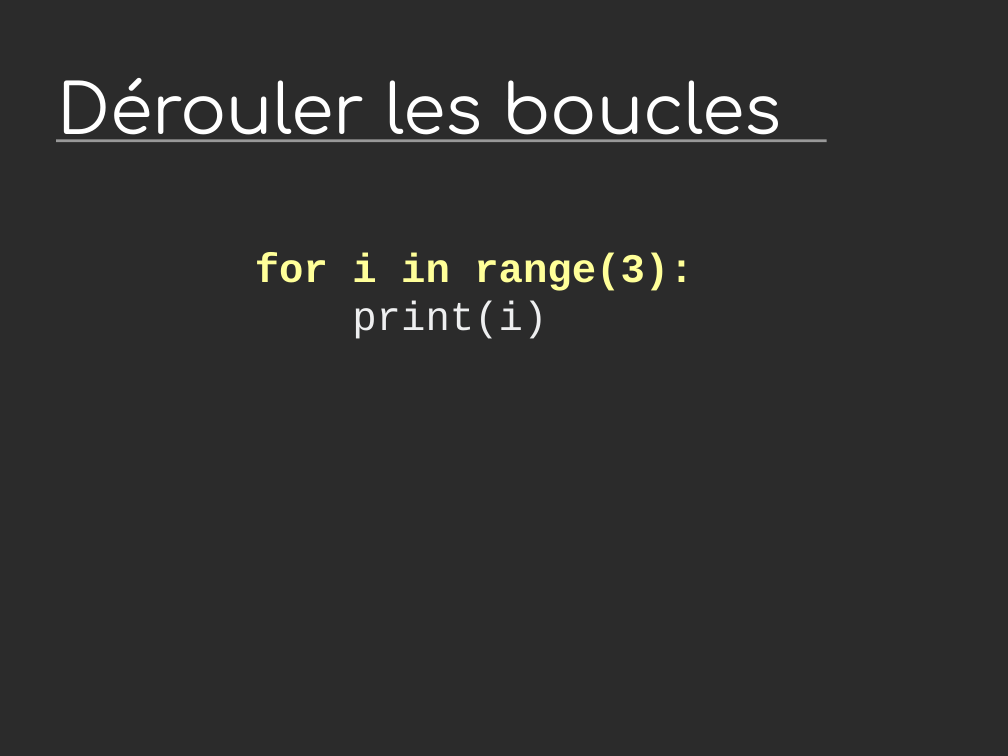
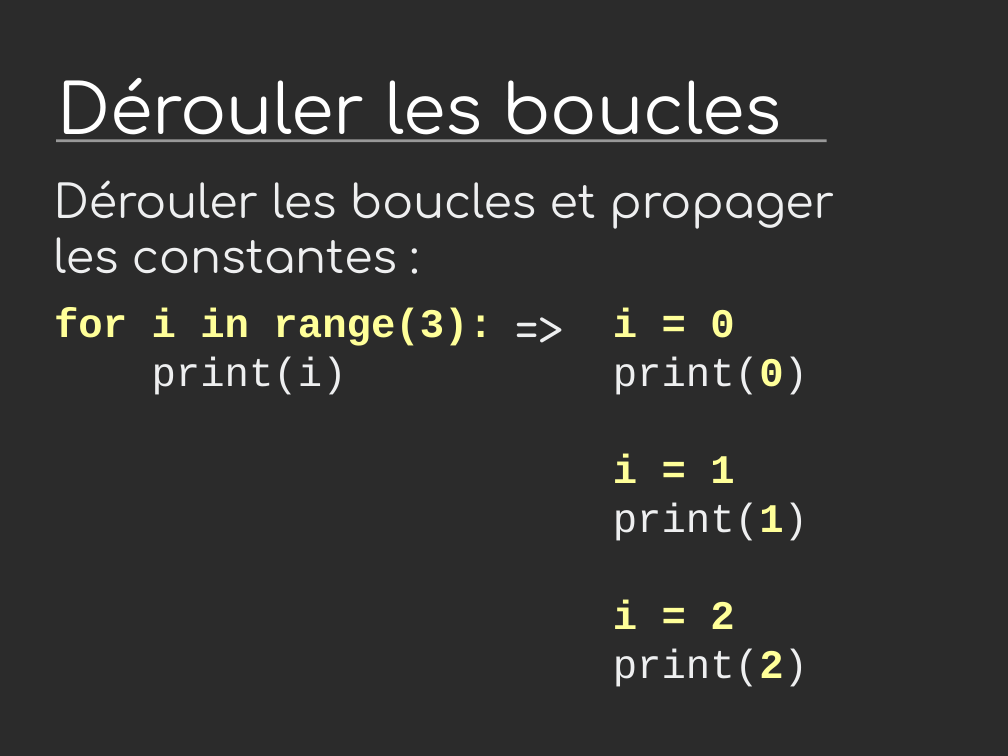
Before and after one commit to vstinner/talks, a slide deck: slide 16 of 2015-dev-var-Toulon/fat_python.odp (slide 12 before the commit). Drawn at 1008x756 pixels with LibreOffice and Linux fonts; fonts in the diff are those of the drawing; background and template pictures are left out; a plain dark background stands for a picture behind light text. Boxes give left, top, right and bottom in pixels: in the first picture for what was removed or moved away, otherwise in the second. Text is boxed around its words. In the diff, an @@ line names an element or a change of style, - is before the commit and + after.

```diff
--- a/2015-dev-var-Toulon/fat_python.odp
+++ b/2015-dev-var-Toulon/fat_python.odp
@@ text added at [54, 180, 834, 274], 36 pt, text #EEEFF0 @@
+Dérouler les boucles et propager les constantes :
@@ text "for i in range(3): print(i)": place and size @@
-text "for i in range(3): print(i)" at [255, 252, 693, 339]
+text "for i in range(3): print(i)" at [54, 307, 492, 395]
@@ text added at [507, 296, 574, 357], 36 pt, text #EEEFF0 @@
+=>
@@ text added at [613, 307, 808, 687], 32 pt, text #EEEFF0 @@
+i = 0
+print(0)
+i = 1
+print(1)
+i = 2
+print(2)
```
Also in this commit, not shown: 6 other slides changed, 4 slides added, 1 other file.
